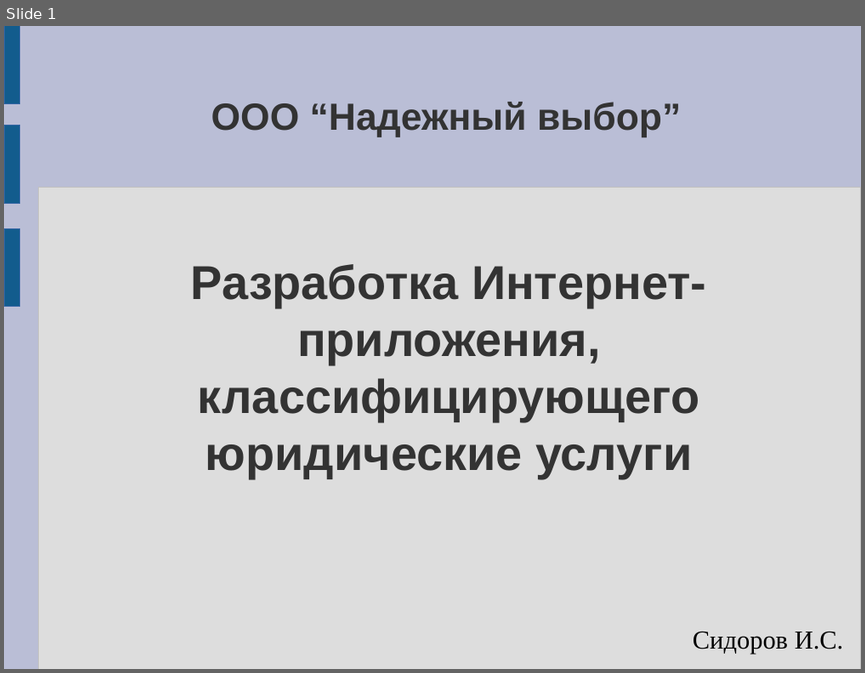
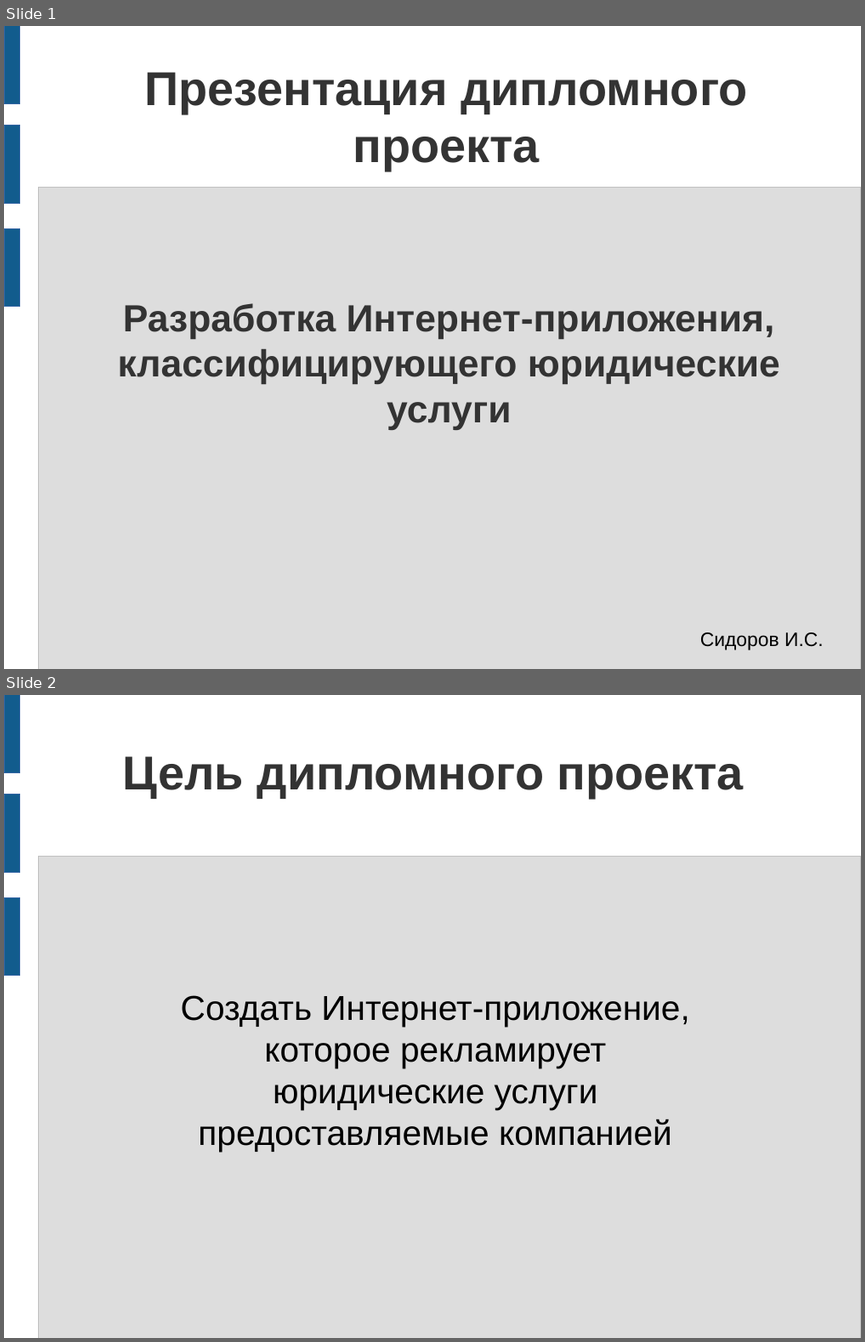
Before and after one commit to sidorovis/restudy, a slide deck: Diploma/SidarauIS_real_src/doc/presentation.odp. Shown one above the other, each under a label of ours: slide 1 before the commit, slides 1 and 2 after it. The pictures are 865x673 and 865x1342 pixels, drawn with LibreOffice and Linux fonts; fonts in the diff are those of the drawing. Boxes give left, top, right and bottom in pixels: in the first picture for what was removed or moved away, otherwise in the second. Text is boxed around its words. In the diff, an @@ line names an element or a change of style, - is before the commit and + after.

```diff
--- a/Diploma/SidarauIS_real_src/doc/presentation.odp
+++ b/Diploma/SidarauIS_real_src/doc/presentation.odp
@@ slide 2 added at (4,695,861,1338), background #FFFFFF; not listed: 4 template elements that a slide beside it also shows @@
@@ title added at (123,756,744,798), 44 pt, text #333333, bold @@
+Цель дипломного проекта
@@ text added at (181,995,689,1151), 32 pt, text #000000 @@
+Создать Интернет-приложение, которое рекламирует юридические услуги предоставляемые компанией
@@ slide 1 changed as well @@
@@ background #BABED6 to #FFFFFF @@
@@ title at (144,72,748,170): text changed; size 35 to 44 pt @@
-ООО “Надежный выбор”
+Презентация дипломного проекта
@@ title "Разработка Интернет-приложения, классифицирующего юридически ...": place and size @@
-title "Разработка Интернет-приложения, классифицирующего юридически ..." at (191,264,706,478)
+title "Разработка Интернет-приложения, классифицирующего юридически ..." at (118,303,780,430)
@@ title "Разработка Интернет-приложения, классифицирующего юридически ..." at (118,303,780,430): size 44 to 35 pt @@
@@ text "Сидоров И.С." at (700,632,823,650): size 24 to 18 pt, font Times New Roman to Arial @@
```
Also in this commit, not shown: 5 other slides changed, 8 other slides added, 7 other files.
